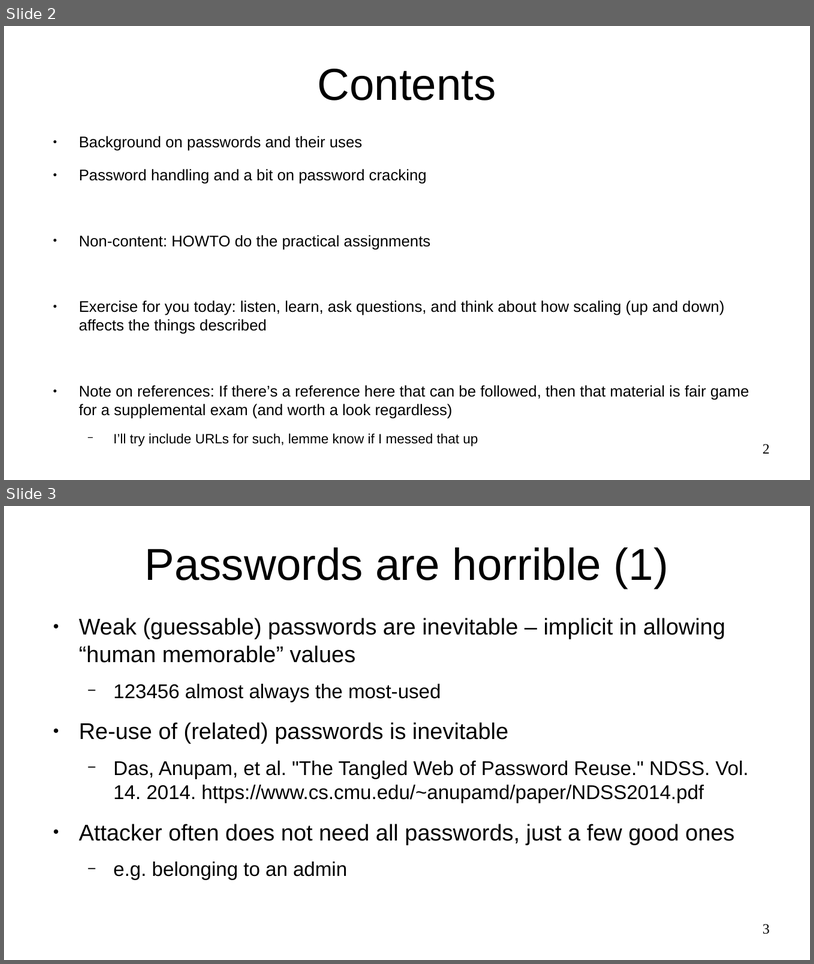
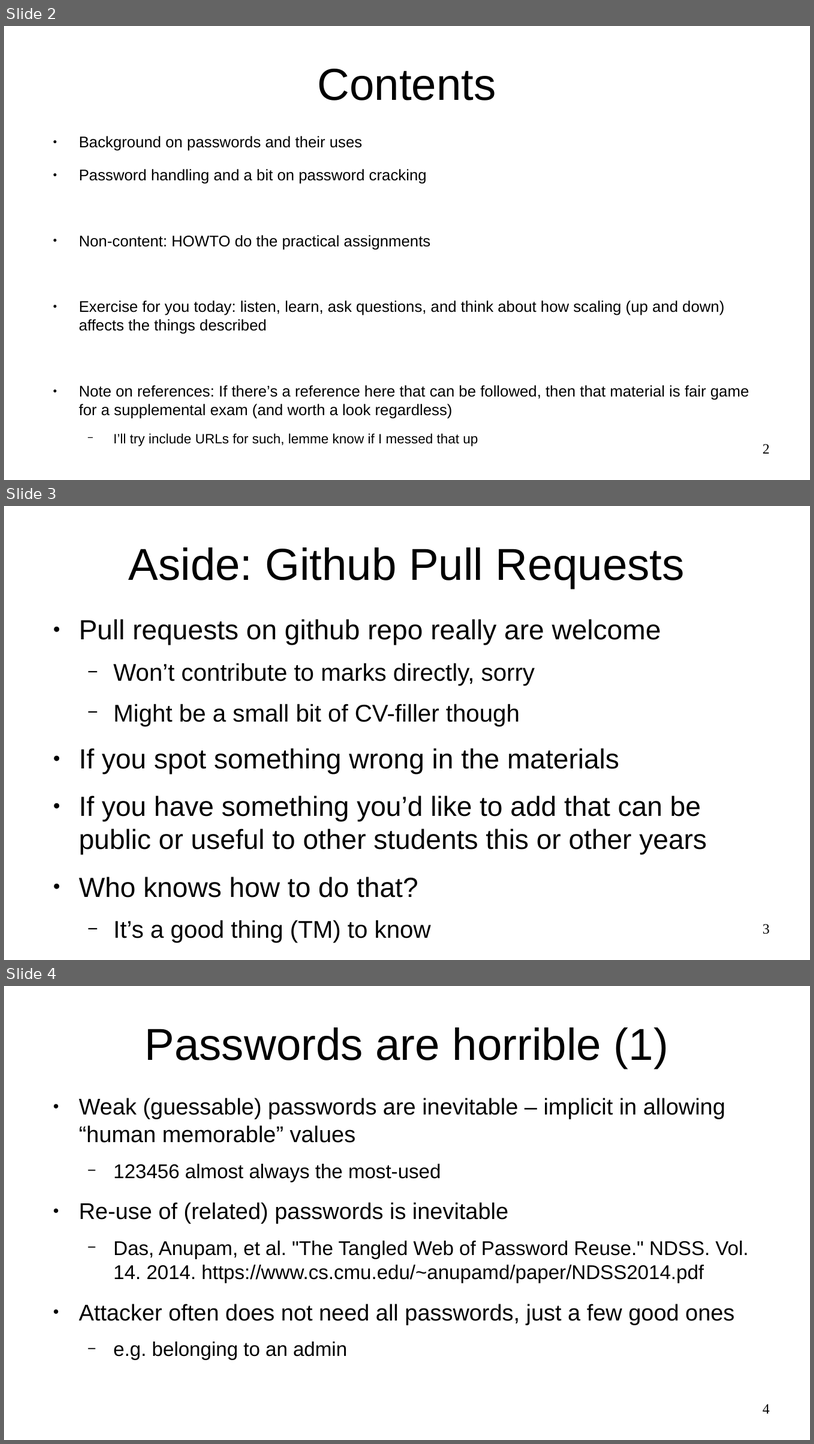
Before and after one commit to sftcd/cs7ns1, a slide deck: about-passwords.odp. Shown one above the other, each under a label of ours: slides 2 and 3 before the commit, slides 2, 3 and 4 after it. The pictures are 814x964 and 814x1444 pixels, drawn with LibreOffice and Linux fonts; fonts in the diff are those of the drawing. Boxes give left, top, right and bottom in pixels: in the first picture for what was removed or moved away, otherwise in the second. Text is boxed around its words. In the diff, an @@ line names an element or a change of style, - is before the commit and + after.

```diff
--- a/about-passwords.odp
+++ b/about-passwords.odp
@@ slide 3 added at (x1=4, y1=506, x2=810, y2=960), background #FFFFFF @@
@@ title added at (x1=129, y1=547, x2=685, y2=588), 44 pt, text #000000 @@
+Aside: Github Pull Requests
@@ text added at (x1=79, y1=619, x2=707, y2=942), 27.2 pt, text #000000 @@
+● Pull requests on github repo really are welcome
+  − Won’t contribute to marks directly, sorry
+  − Might be a small bit of CV-filler though
+● If you spot something wrong in the materials
+● If you have something you’d like to add that can be public or useful to other students this or other years
+● Who knows how to do that?
+  − It’s a good thing (TM) to know
@@ page number added at (x1=763, y1=924, x2=770, y2=934), 14 pt, text #000000 @@
+3
@@ what was slide 3 is now slide 4 @@
@@ page number at (x1=763, y1=1404, x2=770, y2=1413): text changed @@
-3
+4
```
Also in this commit, not shown: 11 slides changed, 1 other slide added, 1 other file.
